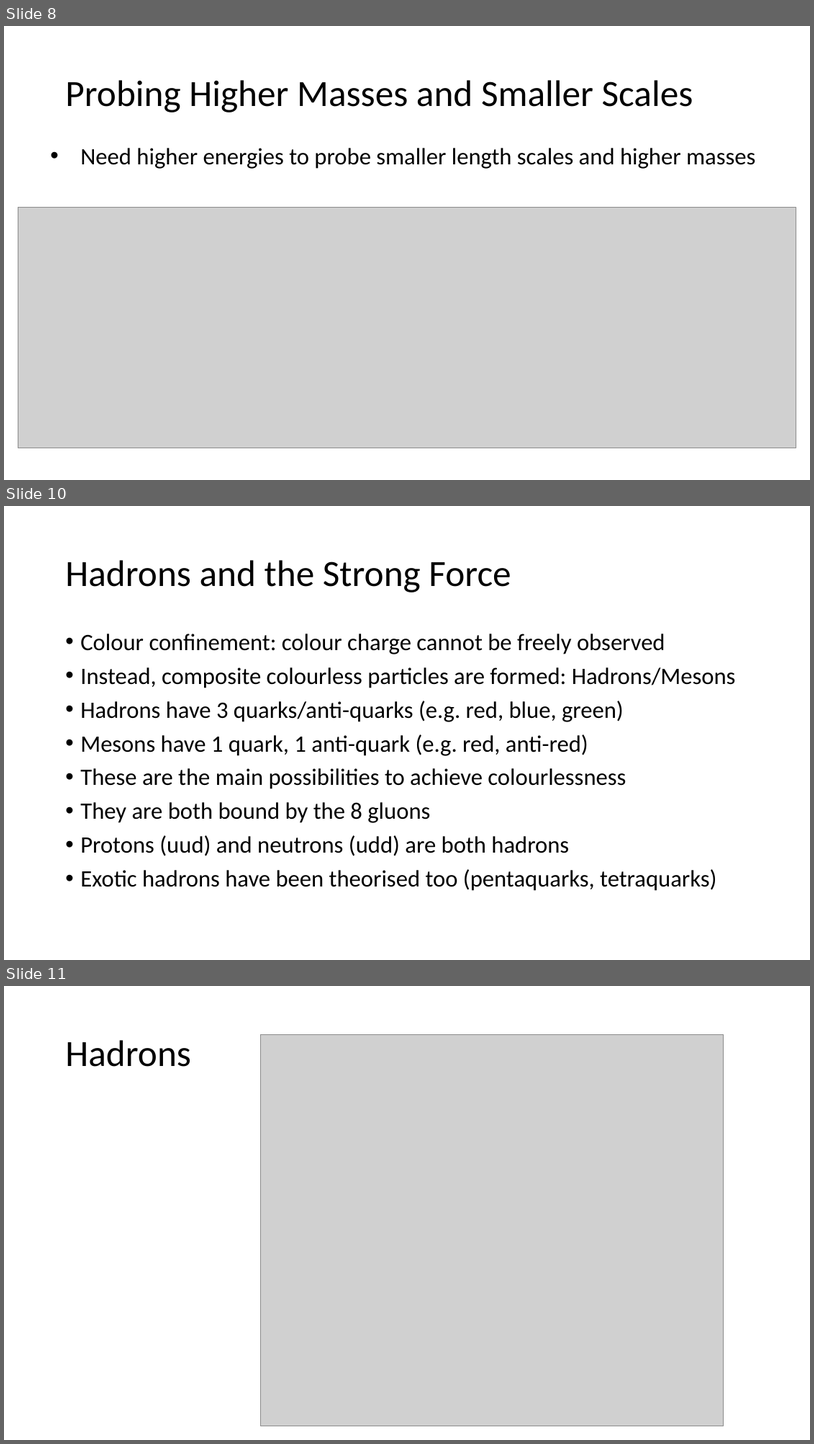
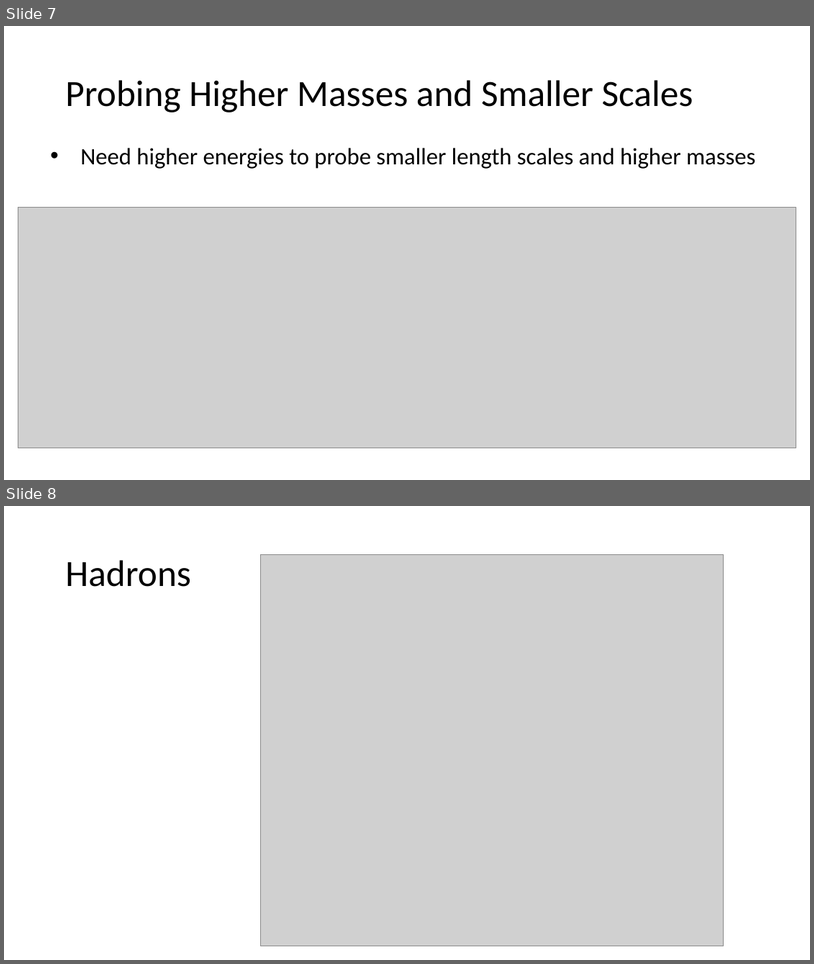
Before and after one commit to mitlabence/Lab18, a slide deck: Presentation/E212.pptx. Shown one above the other, each under a label of ours: slides 8, 10 and 11 before the commit, slides 7 and 8 after it; the slides between them are not shown. The pictures are 814x1444 and 814x964 pixels, drawn with LibreOffice and Linux fonts; fonts in the diff are those of the drawing; grey boxes stand for pictures. Boxes give left, top, right and bottom in pixels: in the first picture for what was removed or moved away, otherwise in the second. Text is boxed around its words. In the diff, an @@ line names an element or a change of style, - is before the commit and + after.

```diff
--- a/Presentation/E212.pptx
+++ b/Presentation/E212.pptx
@@ slide 10 removed at (x1=4, y1=506, x2=810, y2=960), background #FFFFFF @@
@@ title removed at (x1=65, y1=560, x2=511, y2=592) @@
-Hadrons and the Strong Force
@@ text removed at (x1=80, y1=633, x2=736, y2=890) @@
-• Colour confinement: colour charge cannot be freely observed
-• Instead, composite colourless particles are formed: Hadrons/Mesons
-• Hadrons have 3 quarks/anti-quarks (e.g. red, blue, green)
-• Mesons have 1 quark, 1 anti-quark (e.g. red, anti-red)
-• These are the main possibilities to achieve colourlessness
-• They are both bound by the 8 gluons
-• Protons (uud) and neutrons (udd) are both hadrons
-• Exotic hadrons have been theorised too (pentaquarks, tetraquarks)
@@ what was slide 8 is now slide 7 @@
@@ what was slide 11 is now slide 8 @@
```
Also in this commit, not shown: 5 slides changed, 2 slides added, 6 other slides removed.
